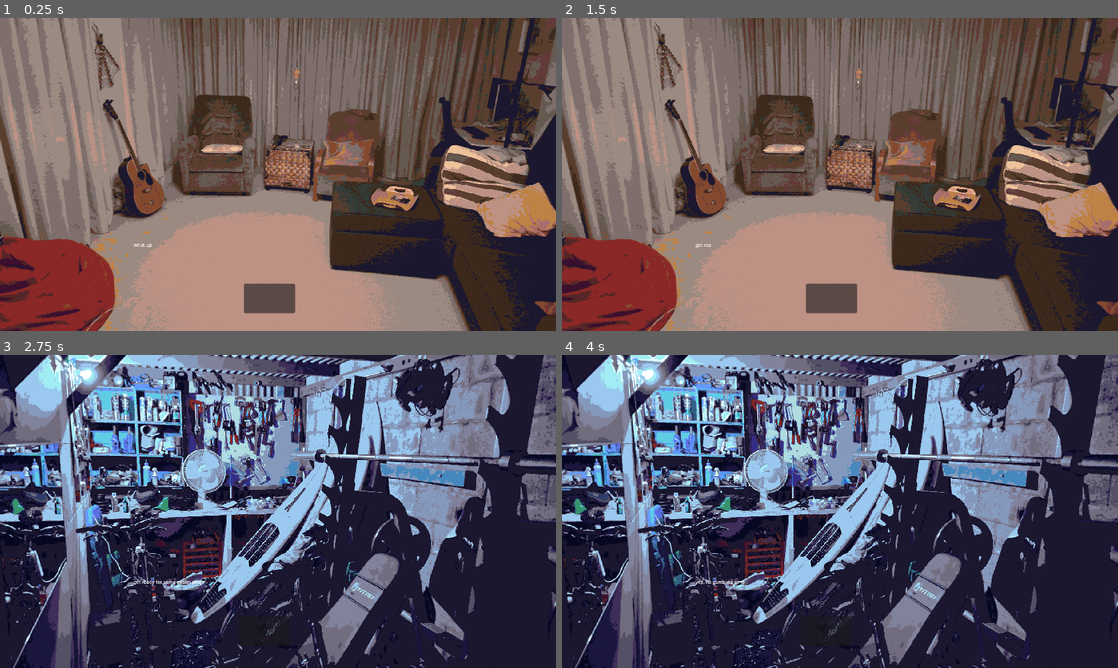
Above: before the commit, frames 1-4 (two rows, left to right).
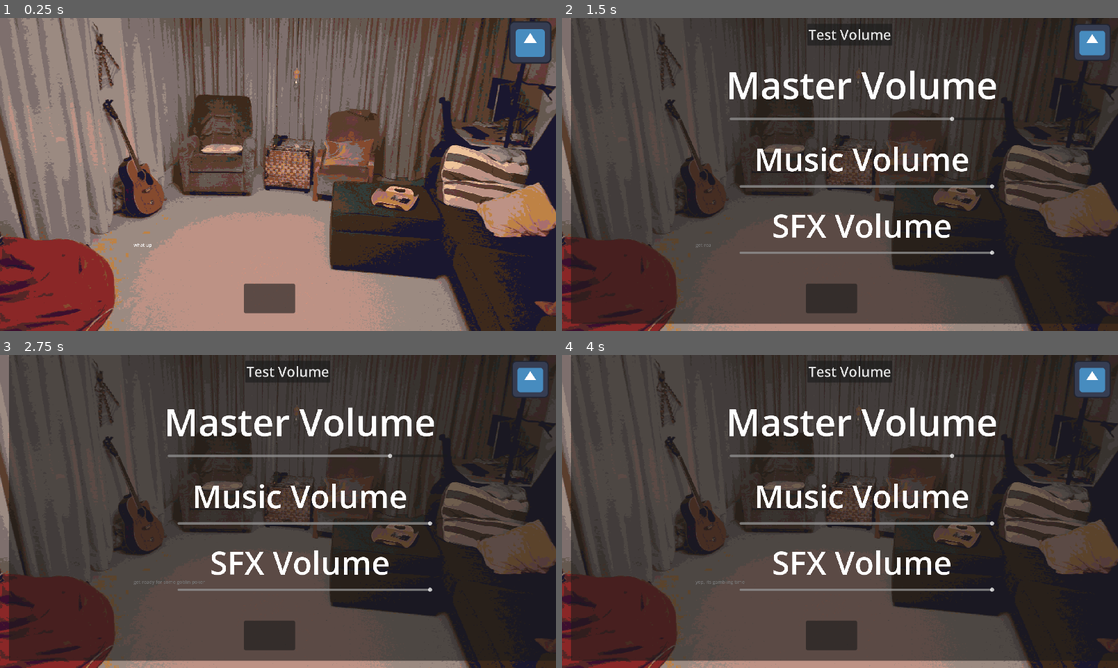
Above: after the commit, the same moments.

Repository: howarja/Vampire-Game
Game: Godot game, scene res://startScene.tscn
Two runs of this game, one before a commit and one after it. Both use one fixed random seed, a clock stepped at 60 frames per second and the inputs below. This scene is started directly instead of the project's main scene. The engine's default icon, where the game draws it, is replaced by a stand-in: a white triangle on a blue panel in a dark square.
Inputs (mouse positions are in pixels of both pictures, inside the frame that each line leads up to; where the layout moved, square brackets give the same spot in the first picture):
- Up to frame 1 (0.25 s): no input
- Up to frame 2 (1.5 s): click (1090, 43) [828, 299] at 0.5 s; click (828, 299) [828, 293] at 1.25 s
- Up to frame 3 (2.75 s): click (266, 636) at 2 s
- Up to frame 4 (4 s): click (851, 370) at 2.75 s, where only the run after the commit has a clickable "Test Volume"; move the mouse to (962, 495) at 3.52 s

The runs differ from the first frame. In frame 1, 1.0% of the frame differs, in the area x 91-100%, y 0-15%; in frame 2, 78%; in frame 3, 88%; in frame 4, 88%, in the area x 0-100%, y 0-100%.

Commit message:
Added settings button to main game scene

Diff:
--- a/Characters/CountDown.tres
+++ b/Characters/CountDown.tres
@@ -1,7 +1,7 @@
 [gd_resource type="Resource" script_class="character" format=3 uid="uid://n2704kdgjax5"]
 
-[ext_resource type="Script" uid="uid://byskr8hlcn2vi" path="res://Scripts/character.gd" id="1_1rehx"]
-[ext_resource type="Script" uid="uid://bsj2rcs7yvbxy" path="res://Scripts/question.gd" id="1_thbnh"]
+[ext_resource type="Script" uid="uid://byskr8hlcn2vi" path="res://scripts/character.gd" id="1_1rehx"]
+[ext_resource type="Script" uid="uid://bsj2rcs7yvbxy" path="res://scripts/question.gd" id="1_thbnh"]
 
 [sub_resource type="Resource" id="Resource_wimtb"]
 script = ExtResource("1_thbnh")
--- a/scripts/main_menu.gd
+++ b/scripts/main_menu.gd
@@ -1,9 +1,7 @@
 extends Node2D
-
 
 @onready var normalText = $normalText
 
-# Called when the node enters the scene tree for the first time.
 func _ready() -> void:
 	$gameText.visible=false
 	$Settings.visible = false
@@ -14,7 +12,6 @@
 	fadeText("James Howard\nJoshua Wolf\nTishar Sreekantam\nTijmen Verstappen\nDr. Zachavious XII Quinn the 2nd. Sr",3)
 	await get_tree().create_timer(6).timeout
 	logoAnimation()
-
 
 func fadeText(newText,visibleLength):
 	normalText.text = newText
--- a/startScene.tscn
+++ b/startScene.tscn
@@ -1,13 +1,14 @@
 [gd_scene format=3 uid="uid://gpedpgp5hk8i"]
 
-[ext_resource type="Script" uid="uid://dberhdml3xlet" path="res://Scripts/conversation_manager.gd" id="1_rq48i"]
+[ext_resource type="Script" uid="uid://dberhdml3xlet" path="res://scripts/conversation_manager.gd" id="1_rq48i"]
 [ext_resource type="Resource" uid="uid://n2704kdgjax5" path="res://Characters/CountDown.tres" id="2_1ljrl"]
-[ext_resource type="Script" uid="uid://bndg1f3jq34l3" path="res://Scripts/textGiver.gd" id="2_yagjw"]
+[ext_resource type="Script" uid="uid://bndg1f3jq34l3" path="res://scripts/textGiver.gd" id="2_yagjw"]
 [ext_resource type="Texture2D" uid="uid://cjgwsjboawlj2" path="res://Sprites/areas/Outside.png" id="4_qlfe6"]
 [ext_resource type="Texture2D" uid="uid://b85cn7tf2bm3j" path="res://Sprites/areas/Lounge.png" id="4_vj0vq"]
 [ext_resource type="Script" uid="uid://jncqog3b1d4a" path="res://scenes/movementButton.gd" id="5_8k52c"]
-[ext_resource type="Script" uid="uid://dgg3qst63mw2m" path="res://Scripts/player_manager.gd" id="5_qlfe6"]
+[ext_resource type="Script" uid="uid://dgg3qst63mw2m" path="res://scripts/player_manager.gd" id="5_qlfe6"]
 [ext_resource type="Texture2D" uid="uid://qlfdpkrwrf" path="res://Sprites/areas/UnderGround.png" id="6_avnbb"]
+[ext_resource type="PackedScene" uid="uid://llqh6vgtk77" path="res://scenes/settings.tscn" id="7_jmrrm"]
 
 [node name="Node2D" type="Node2D" unique_id=2079086675]
 
@@ -76,6 +77,9 @@
 size_flags_stretch_ratio = 14.51
 theme_override_constants/separation = 191
 
+[node name="Settings" parent="CanvasLayer" unique_id=1974824112 instance=ExtResource("7_jmrrm")]
+position = Vector2(31, -27)
+
 [node name="Person" type="Sprite2D" parent="." unique_id=430508438]
 visible = false
 position = Vector2(949, 658)
